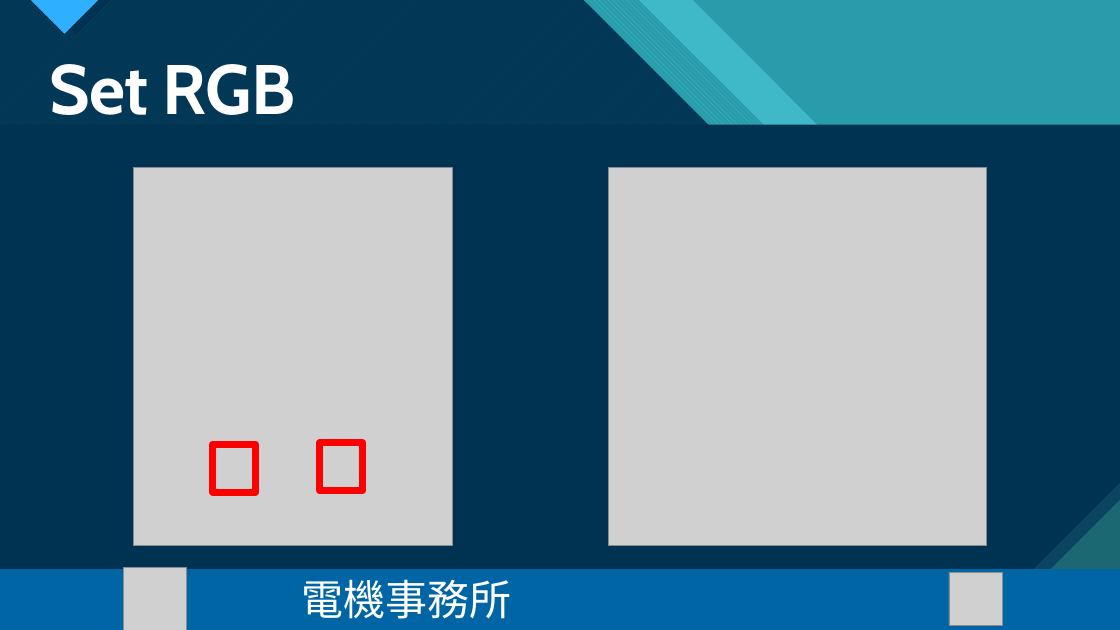
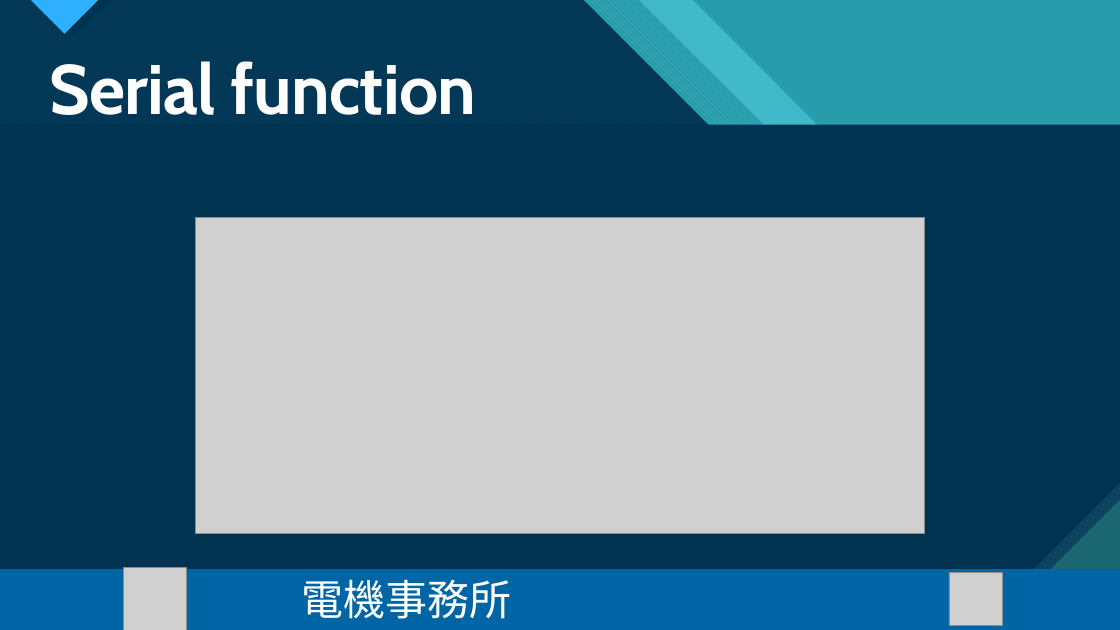
Before and after one commit to Harrysome/2022-NTNU-EEcamp, a slide deck: slide 11 of PPT/機器人動起來 day3.pptx (slide 5 before the commit). Drawn at 1120x630 pixels with LibreOffice and Linux fonts; fonts in the diff are those of the drawing; grey boxes stand for pictures. Boxes give left, top, right and bottom in pixels: in the first picture for what was removed or moved away, otherwise in the second. Text is boxed around its words. In the diff, an @@ line names an element or a change of style, - is before the commit and + after.

```diff
--- a/PPT/機器人動起來 day3.pptx
+++ b/PPT/機器人動起來 day3.pptx
@@ title at <box>49,61,477,115</box>: text changed @@
-Set RGB
+Serial function
@@ picture removed at <box>133,168,452,546</box> @@
@@ picture removed at <box>609,168,987,546</box> @@
@@ picture added at <box>196,218,925,534</box> @@
@@ rectangle removed at <box>213,444,255,492</box> @@
@@ rectangle removed at <box>320,443,363,491</box> @@
```
Also in this commit, not shown: 21 other slides changed, 29 slides added, 11 slides removed, 3 other files.
